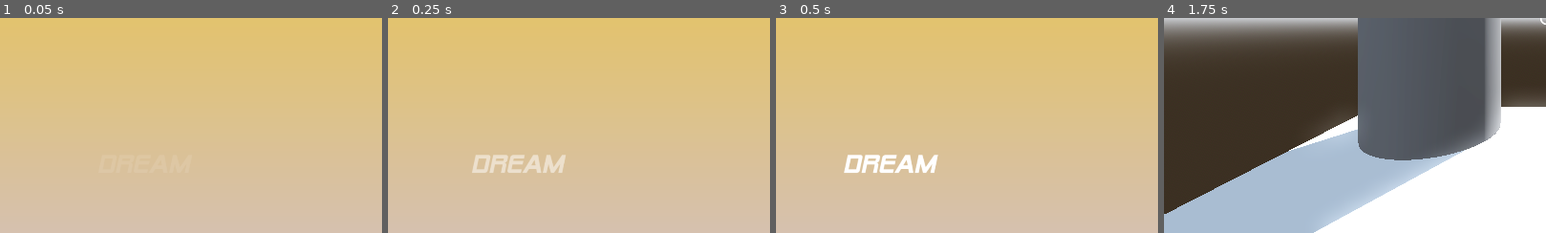
Above: before the commit, frames 1-4 (left to right).
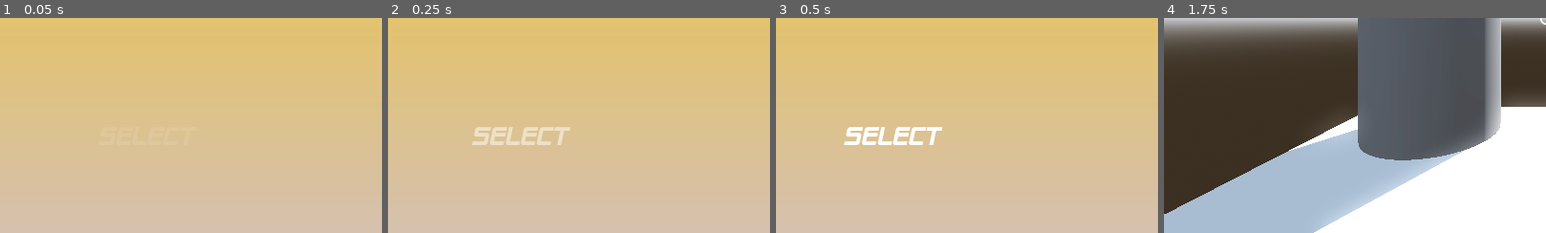
Above: after the commit, the same moments.

Repository: MattCharles/Dreams
Game: Godot game, scene res://Scenes/menu.tscn
Same seed, same stepped clock (60 frames per second), same inputs: the game is played once before the commit and once after it. Sound files missing from this copy of the repository are replaced by a short silence.
Inputs (mouse positions are % of the whole screen's width and height, from its top left):
- Up to frame 1 (0.05 s): no input
- Up to frame 2 (0.25 s): no input
- Up to frame 3 (0.5 s): no input
- Up to frame 4 (1.75 s): click (23, 84) at 0.5 s, where only the run before the commit has a clickable "Dream"; tap Enter at 1.25 s; move the mouse to (72, 45) at 1.27 s; press the mouse at (72, 45) at 1.28 s; hold D (right) from 1.28 s (still down); tap Space (jump) at 1.52 s
The pictures show only the part of the screen within x 0-50%, y 50-100%; the shares and areas given below are measured in that part.

The runs differ from the first frame. In frame 2, 2.3% of the frame differs, in the area x 22-48%, y 50-72%; in frame 3, 2.5%, in the area x 17-44%, y 50-72%; in frame 4, nothing differs.

Commit message:
Added level select to menu

Diff:
--- a/Scenes/menu.tscn
+++ b/Scenes/menu.tscn
@@ -76,16 +76,16 @@
 offset_right = 500.0
 offset_bottom = 100.0
 
-[node name="Start" type="Button" parent="."]
-modulate = Color(1, 1, 1, 0)
-layout_mode = 1
-anchors_preset = 2
-anchor_top = 1.0
-anchor_bottom = 1.0
-offset_left = 250.0
-offset_top = -200.0
-offset_right = 790.0
-offset_bottom = -141.0
+[node name="LevelSelect" type="Button" parent="."]
+modulate = Color(1, 1, 1, 0)
+layout_mode = 1
+anchors_preset = 2
+anchor_top = 1.0
+anchor_bottom = 1.0
+offset_left = 250.0
+offset_top = -270.0
+offset_right = 790.0
+offset_bottom = -211.0
 grow_vertical = 0
 focus_neighbor_left = NodePath("../Quit")
 focus_neighbor_top = NodePath("../Quit")
@@ -98,6 +98,32 @@
 theme_override_colors/font_hover_color = Color(0.996078, 0.870588, 0.878431, 1)
 theme_override_fonts/font = ExtResource("4_t56s4")
 theme_override_font_sizes/font_size = 64
+text = "Select"
+flat = true
+alignment = 0
+
+[node name="Start" type="Button" parent="."]
+modulate = Color(1, 1, 1, 0)
+layout_mode = 1
+anchors_preset = 2
+anchor_top = 1.0
+anchor_bottom = 1.0
+offset_left = 250.0
+offset_top = -200.0
+offset_right = 790.0
+offset_bottom = -141.0
+grow_vertical = 0
+focus_neighbor_left = NodePath("../Quit")
+focus_neighbor_top = NodePath("../Quit")
+focus_neighbor_right = NodePath("../Options")
+focus_neighbor_bottom = NodePath("../Options")
+focus_next = NodePath("../Options")
+focus_previous = NodePath("../Quit")
+theme_override_colors/font_color = Color(1, 1, 1, 1)
+theme_override_colors/font_pressed_color = Color(0.807843, 0.772549, 1, 1)
+theme_override_colors/font_hover_color = Color(0.996078, 0.870588, 0.878431, 1)
+theme_override_fonts/font = ExtResource("4_t56s4")
+theme_override_font_sizes/font_size = 64
 text = "Dream"
 flat = true
 alignment = 0
@@ -163,6 +189,15 @@
 offset_bottom = -200.0
 grow_vertical = 0
 
+[node name="LevelSelectTarget" type="Control" parent="."]
+layout_mode = 1
+anchors_preset = 2
+anchor_top = 1.0
+anchor_bottom = 1.0
+offset_top = -270.0
+offset_bottom = -270.0
+grow_vertical = 0
+
 [node name="OptionsTarget" type="Control" parent="."]
 layout_mode = 1
 anchors_preset = 2
@@ -187,6 +222,9 @@
 [node name="LoopedPlayer" type="AudioStreamPlayer" parent="."]
 stream = ExtResource("6_22rpp")
 
+[connection signal="mouse_entered" from="LevelSelect" to="." method="_on_level_select_mouse_entered"]
+[connection signal="mouse_exited" from="LevelSelect" to="." method="_on_level_select_mouse_exited"]
+[connection signal="pressed" from="LevelSelect" to="." method="_on_level_select_pressed"]
 [connection signal="mouse_entered" from="Start" to="." method="_on_start_mouse_entered"]
 [connection signal="mouse_exited" from="Start" to="." method="_on_start_mouse_exited"]
 [connection signal="pressed" from="Start" to="." method="_on_start_pressed"]
--- a/Scripts/main-menu.gd
+++ b/Scripts/main-menu.gd
@@ -6,10 +6,12 @@
 @onready var pizza_target = $PizzaTarget
 @onready var dream_target = $DreamTarget
 
+@onready var select_button = $LevelSelect
 @onready var start_button = $Start
 @onready var options_button = $Options
 @onready var quit_button = $Quit
 
+@onready var select_target = $LevelSelectTarget
 @onready var start_target = $StartTarget
 @onready var options_target = $OptionsTarget
 @onready var quit_target = $QuitTarget
@@ -68,6 +70,15 @@
 	dream_tween.tween_property(dream_label, "modulate", Color(1, 1, 1, 1), .2).set_ease(Tween.EASE_IN)
 
 func start():
+	var select_button_tween = get_tree().create_tween()
+	var position_tween = get_tree().create_tween()
+	position_tween.tween_property(select_button, "position",
+			select_target.position, 5).set_ease(Tween.EASE_OUT).set_trans(Tween.TRANS_QUART)
+	select_button_tween.tween_property(select_button, "modulate", Color(1, 1, 1, 1), .5).set_ease(Tween.EASE_IN)
+
+	select_button_tween.tween_callback(tween_dream)
+
+func tween_dream():
 	var start_button_tween = get_tree().create_tween()
 	var position_tween = get_tree().create_tween()
 	position_tween.tween_property(start_button, "position",
@@ -75,6 +86,7 @@
 	start_button_tween.tween_property(start_button, "modulate", Color(1, 1, 1, 1), .5).set_ease(Tween.EASE_IN)
 
 	start_button_tween.tween_callback(options)
+
 
 func options():
 	var options_button_tween = get_tree().create_tween()
@@ -131,3 +143,19 @@
 	var position_tween = get_tree().create_tween()
 	position_tween.tween_property(quit_button, "position",
 			quit_target.position, 1).set_ease(Tween.EASE_OUT).set_trans(Tween.TRANS_QUART)
+
+
+func _on_level_select_pressed():
+	get_tree().change_scene_to_file("res://Scenes/LevelSelect.tscn")
+
+
+func _on_level_select_mouse_entered():
+	var position_tween = get_tree().create_tween()
+	position_tween.tween_property(select_button, "position",
+			select_target.position + HOVER_OFFSET_VECTOR, 1).set_ease(Tween.EASE_OUT).set_trans(Tween.TRANS_QUART)
+
+
+func _on_level_select_mouse_exited():
+	var position_tween = get_tree().create_tween()
+	position_tween.tween_property(select_button, "position",
+			select_target.position, 1).set_ease(Tween.EASE_OUT).set_trans(Tween.TRANS_QUART)
